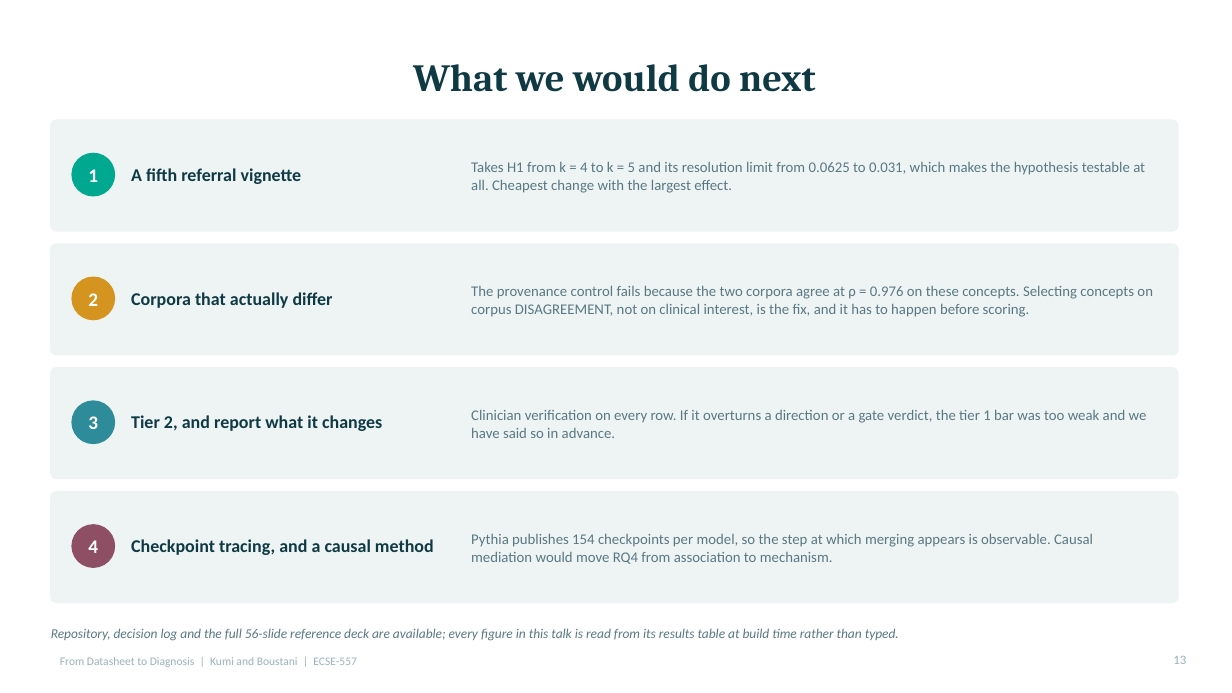
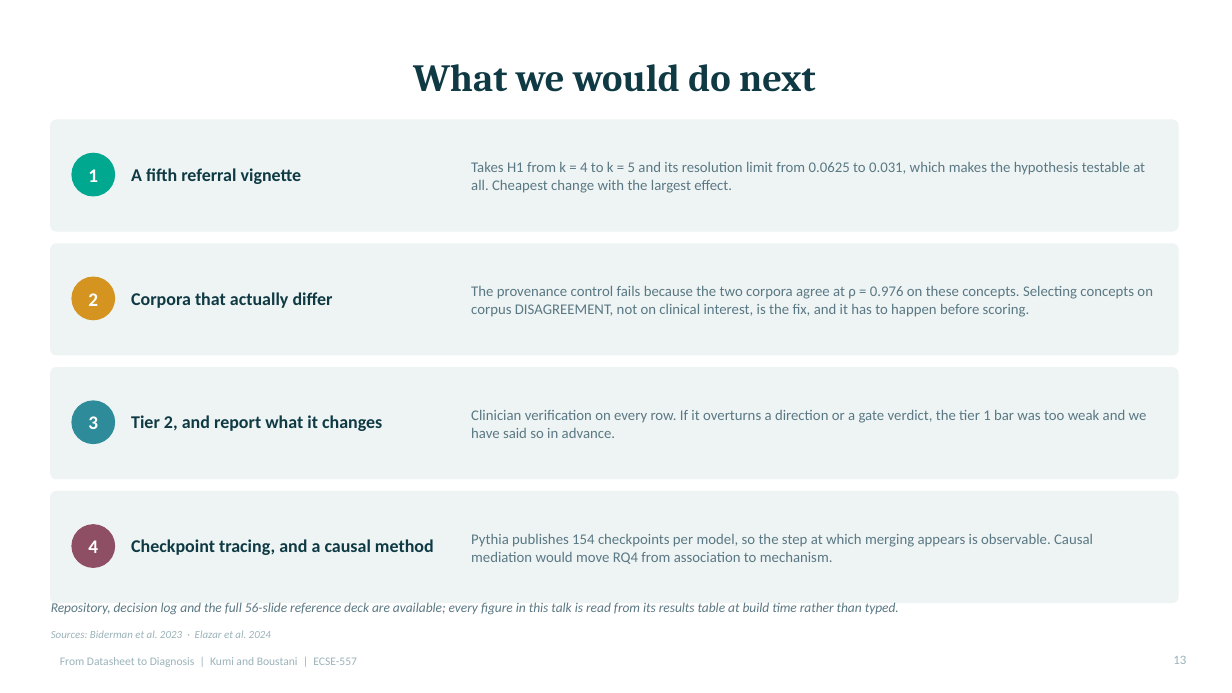
Before and after one commit to Evans-Junior/datasheet-to-diagnosis-audit, a slide deck: slide 13 of Datasheet_to_Diagnosis_Talk.pptx. Drawn at 1232x693 pixels with LibreOffice and Linux fonts; fonts in the diff are those of the drawing. Boxes give left, top, right and bottom in pixels: in the first picture for what was removed or moved away, otherwise in the second. Text is boxed around its words. In the diff, an @@ line names an element or a change of style, - is before the commit and + after.

Commit message:
Render every citation from one file, and show the gap in them
The talk deck had no reference list. Typing a bibliography onto two slides
would have created the defect this repo has logged five times: a derived
artefact with nothing tying it to its source. So docs/references.json is the
single source, figures.js reads it, and cite(id) throws on an unknown id
because a mistyped attribution must stop the build rather than print a blank
where a credit belongs. Each entry records which project document verified it.

The part worth defending is the gap. Only 15 of 25 live vignettes have a formal
citation of record; three more have a guideline identifier and no citation, and
seven have neither. All ten are quoted at first hand in the compendium and
author-reviewed against that quote, so they are sourced but not cited. The
references slide names all ten rather than dropping them, because a list that
silently omits ten of twenty-five reads as a complete one, which is the same
failure the deck criticises the Pile datasheet for two slides earlier.

check_references.py gates the file against the live vignette set in both
directions and refuses a verified claim with no DOI and no named identifier. It
caught the GINA entry on the first run.

The render caught two bugs in the citation shortener: it read 2101 out of
arXiv:2101.00027 as a year, and it missed multi-author works whose citation
does not contain the words "et al.". Both fixed, all 26 citations verified to
resolve to a sane author and year.

```diff
--- a/Datasheet_to_Diagnosis_Talk.pptx
+++ b/Datasheet_to_Diagnosis_Talk.pptx
@@ text "Repository, decision log and the ...": place and size @@
-text "Repository, decision log and the ..." at [51,628,899,641]
+text "Repository, decision log and the ..." at [51,602,899,614]
@@ text added at [51,630,271,638], 8.5 pt, text #9BB3BA, italic @@
+Sources: Biderman et al. 2023 · Elazar et al. 2024
```
Also in this commit, not shown: 14 other slides changed, 3 slides added, 14 other files.
